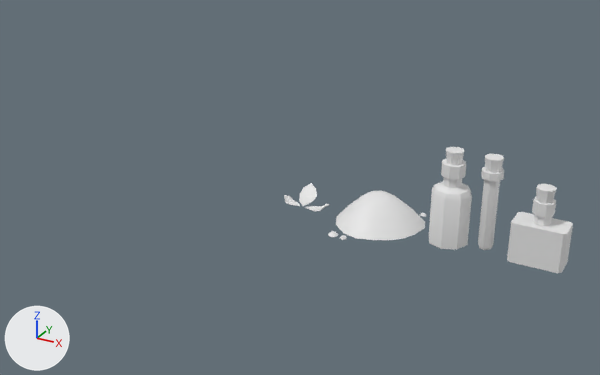
The Blender file Herbarium — Unity Folder/Assets/Model/ingredients.blend: old version first, new version second.
The view is the same before and after, from a 50 mm camera at (12.0, -28.3, 15.0) aimed at (-3.9, 0.5, 0.6). Arrows for +X, +Y and +Z are at lower left; the lights stay in place. The picture after the commit comes second.

Objects in the first picture: 'essenceIllusion', 'essenceMemoire', 'nectarInspiration', 'poussiereIllusion', 'pétalesIgora'.
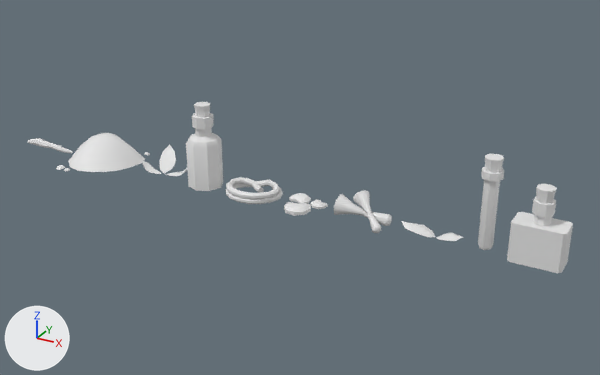
The newer file is also turned or shifted as a whole; pictures and numbers use the older file's frame.

The change, as a list of edits to the scene's bpy script:
```text
Add me_racineibogashape:
    me_racineibogashape.from_pydata(...)  # 120 vertices, 106 faces; spans x -1.5..1.5, y -0.23..0.32, z -0.05..0.35
    me_racineibogashape.polygons.foreach_set('use_smooth', [True] * 106)
Add me_petalesibogashape:
    me_petalesibogashape.from_pydata(...)  # 36 vertices, 18 faces; spans x -1.14..1.45, y -0.15..1.96, z 0.0..0.73
    me_petalesibogashape.polygons.foreach_set('use_smooth', [True] * 18)
Add me_lianeayahuascashape:
    me_lianeayahuascashape.from_pydata(...)  # 264 vertices, 258 faces; spans x -1.25..1.32, y -1.0..1.08, z 0.0..0.5
    me_lianeayahuascashape.polygons.foreach_set('use_smooth', [True] * 258)
Add me_grainesdaturashape:
    me_grainesdaturashape.from_pydata(...)  # 150 vertices, 144 faces; spans x -0.78..0.98, y -1.03..0.82, z 0.0..0.33
    me_grainesdaturashape.polygons.foreach_set('use_smooth', [True] * 144)
Add me_fleursdaturashape:
    me_fleursdaturashape.from_pydata(...)  # 128 vertices, 100 faces; spans x -1.84..0.58, y -0.97..0.57, z 0.0..1.28
Add me_feuillespaixinterieureshape:
    me_feuillespaixinterieureshape.from_pydata(...)  # 24 vertices, 10 faces; spans x -1.49..1.11, y -0.42..0.42, z 0.0..0.38
    me_feuillespaixinterieureshape.polygons.foreach_set('use_smooth', [True] * 10)
Change ob_poussiereillusion:
    ob_poussiereillusion.location: (0.0, 0.0, 0.0) -> (-14.5, 0.0, 0.0)
Change ob_nectarinspiration:
    ob_nectarinspiration.location: (3.0, 0.0, 0.0) -> (-8.5, 0.0, 0.0)
Remove ob_pétalesigora:
    ob_pétalesigora = bpy.data.objects.new('pétalesIgora', me_plane)
    ob_pétalesigora.location = (-3.5, 0.0, 0.0)
Add ob_racineiboga:
    ob_racineiboga = bpy.data.objects.new('racineIboga', me_racineibogashape)
    ob_racineiboga.location = (-18.0, 0.0, 0.0)
Add ob_petalesiboga:
    ob_petalesiboga = bpy.data.objects.new('petalesIboga', me_petalesibogashape)
    ob_petalesiboga.location = (-11.0, 0.0, 0.0)
    ob_petalesiboga.rotation_euler = (0.0, 0.0, 0.227)  # degrees (0, 0, 13)
Add ob_lianeayahuasca:
    ob_lianeayahuasca = bpy.data.objects.new('lianeAyahuasca', me_lianeayahuascashape)
    ob_lianeayahuasca.location = (-6.0, 0.0, 0.0)
Add ob_grainesdatura:
    ob_grainesdatura = bpy.data.objects.new('grainesDatura', me_grainesdaturashape)
    ob_grainesdatura.location = (-3.5, 0.0, 0.0)
Add ob_fleursdatura:
    ob_fleursdatura = bpy.data.objects.new('fleursDatura', me_fleursdaturashape)
    ob_fleursdatura.location = (0.0, 0.0, 0.0)
Add ob_feuillespaixinterieure:
    ob_feuillespaixinterieure = bpy.data.objects.new('feuillesPaixInterieure', me_feuillespaixinterieureshape)
    ob_feuillespaixinterieure.location = (2.5, 0.0, 0.0)
```

Boxes (x1, y1, x2, y2) around the edits, measured in the pictures (600 x 375 px):
'nectarInspiration', moved
    before: (429, 147, 472, 250)
    after: (186, 102, 223, 191)
'poussiereIllusion', moved
    before: (328, 190, 427, 240)
    after: (56, 133, 150, 172)
'lianeAyahuasca', added
    after: (226, 177, 283, 204)
'fleursDatura', added
    after: (334, 190, 392, 233)
'grainesDatura', added
    after: (284, 193, 328, 216)
'petalesIboga', added
    after: (142, 144, 187, 176)
'pétalesIgora', deleted
    before: (284, 183, 330, 211)
'feuillesPaixInterieure', added
    after: (401, 221, 463, 241)
'racineIboga', added
    after: (28, 138, 73, 153)
